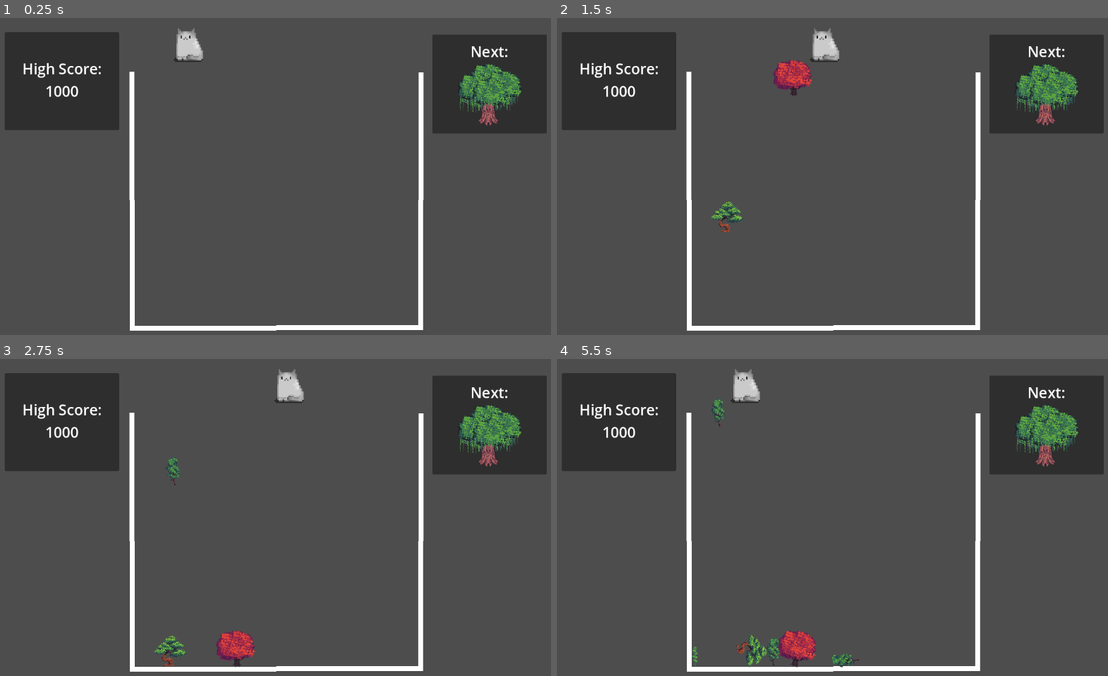
Above: before the commit, frames 1-4 (two rows, left to right).
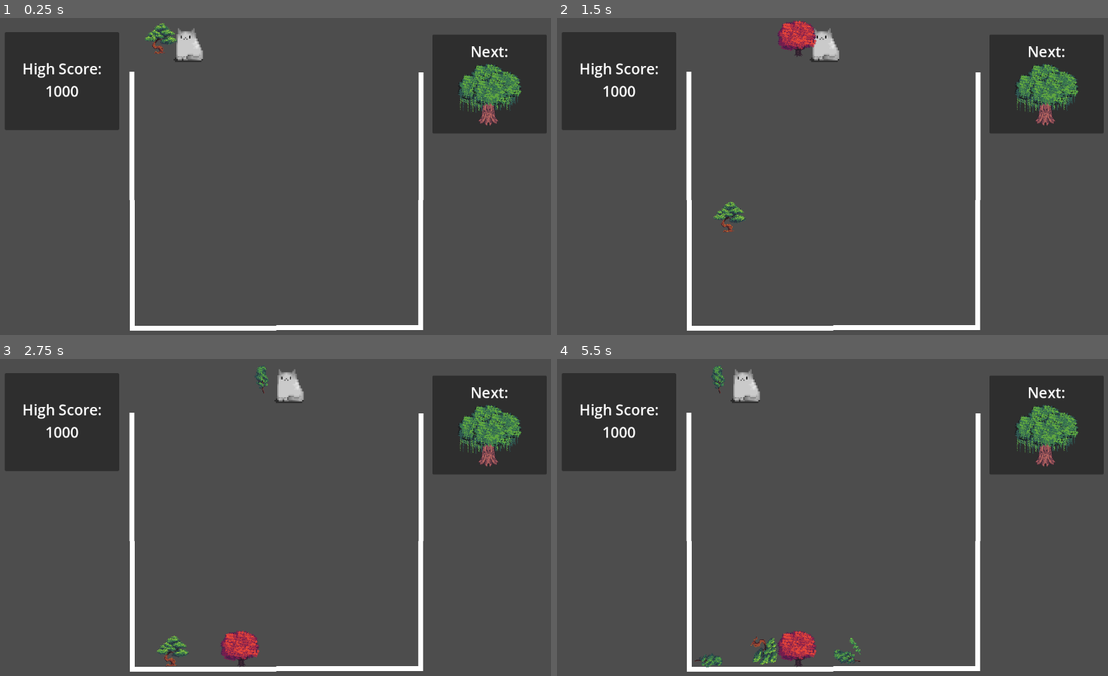
Above: after the commit, the same moments.

Repository: emilykrohn/TreeikaGame
Game: Godot game, scene res://Scenes/Game/main.tscn
Same seed, same stepped clock (60 frames per second), same inputs: the game is played once before the commit and once after it.
Inputs:
- Up to frame 1 (0.25 s): no input
- Up to frame 2 (1.5 s): tap Enter at 0.5 s; hold Right (ui_right) 0.53-1.28 s; tap Space (ui_select) at 0.6, 0.77, 1.07, 1.35 s; hold Left (ui_left) from 1.28 s (still down)
- Up to frame 3 (2.75 s): tap Space (ui_select) at 1.52, 1.82, 2.1 s; release Left (ui_left) at 2.03 s; hold Right (ui_right) from 2.03 s (still down)
- Up to frame 4 (5.5 s): tap Space (ui_select) at 2.85, 3.02, 3.32, 3.6, 3.77, 4.07, 4.35, 4.52, 4.82, 5.1 s; release Right (ui_right) at 3.53 s; hold Left (ui_left) from 3.53 s (still down)

The runs differ from the first frame. In frame 1, 0.2% of the frame differs, in the area x 26-33%, y 1-12%; in frame 2, 1.3%, in the area x 27-48%, y 0-68%; in frame 3, 0.9%; in frame 4, 1.3%.

Commit message:
Shows tree before drops and fixed bugs
Lock rotation and freeze tree to stop gravity while the player hasn't dropped the tree yet. Changed the layer the player is on and the trees that haven't dropped yet to not affect trees that are dropping

Diff:
--- a/Scenes/Game/player.tscn
+++ b/Scenes/Game/player.tscn
@@ -50,6 +50,8 @@
 size = Vector2(59, 69)
 
 [node name="player" type="CharacterBody2D"]
+collision_layer = 4
+collision_mask = 0
 script = ExtResource("1_rlybi")
 
 [node name="AnimatedSprite2D" type="AnimatedSprite2D" parent="."]
--- a/Scripts/drop.gd
+++ b/Scripts/drop.gd
@@ -4,13 +4,27 @@
 			 preload("res://Scenes/Game/Trees/tree_3.tscn"), preload("res://Scenes/Game/Trees/tree_4.tscn")]
 
 var spawn_cooldown := true
+var has_dropped := true
+var tree
 
 func spawn_tree():
-	if spawn_cooldown and Input.is_action_just_pressed("ui_select"):
-		var tree = trees[randi() % trees.size()].instantiate()
+	if spawn_cooldown and has_dropped:
+		tree = trees[randi() % trees.size()].instantiate()
+		tree.freeze = true
+		tree.lock_rotation = true
 		tree.global_position = $"../drop_point".global_position
+		tree.collision_layer = 2
 		$"../../../../".add_child(tree)
 		spawn_cooldown = false
+		has_dropped = false
+	else:
+		tree.global_position = $"../drop_point".global_position
+
+func drop_tree():
+	tree.collision_layer = 1
+	tree.freeze = false
+	tree.lock_rotation = false
+	has_dropped = true
 
 func _on_timer_timeout():
 	spawn_cooldown = true
--- a/Scripts/player.gd
+++ b/Scripts/player.gd
@@ -5,3 +5,5 @@
 func _physics_process(_delta):
 	$movement.move(SPEED)
 	$drop.spawn_tree()
+	if Input.is_action_just_pressed("ui_select"):
+		$drop.drop_tree()
